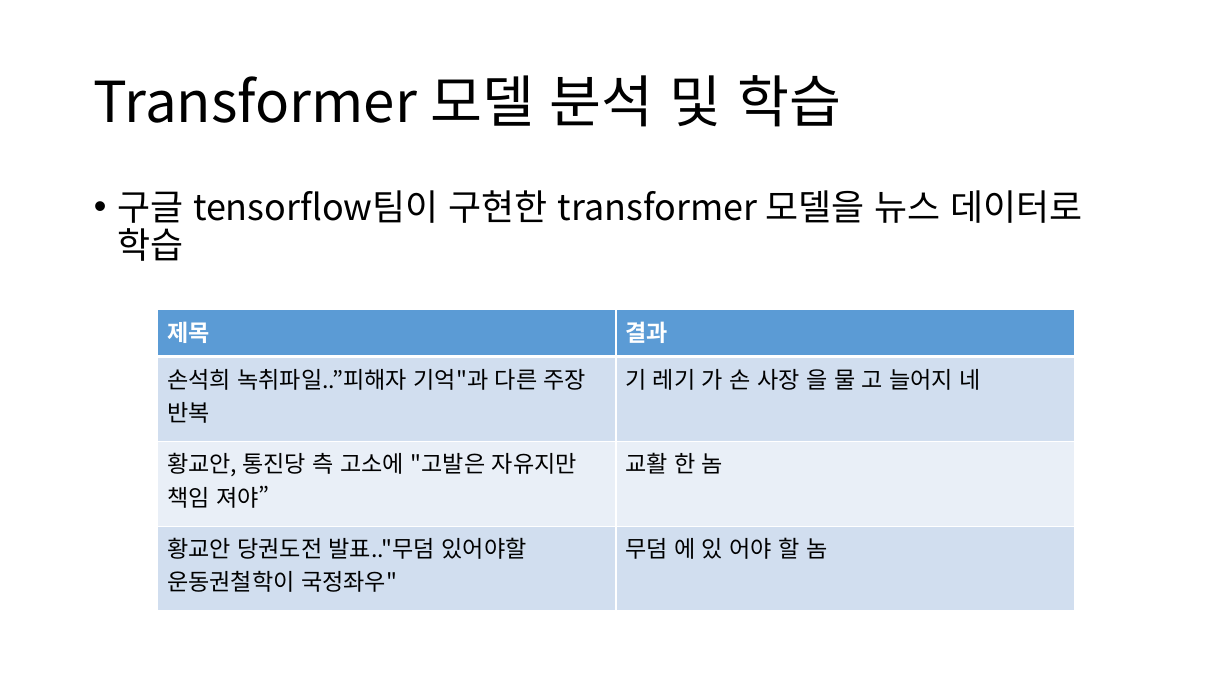
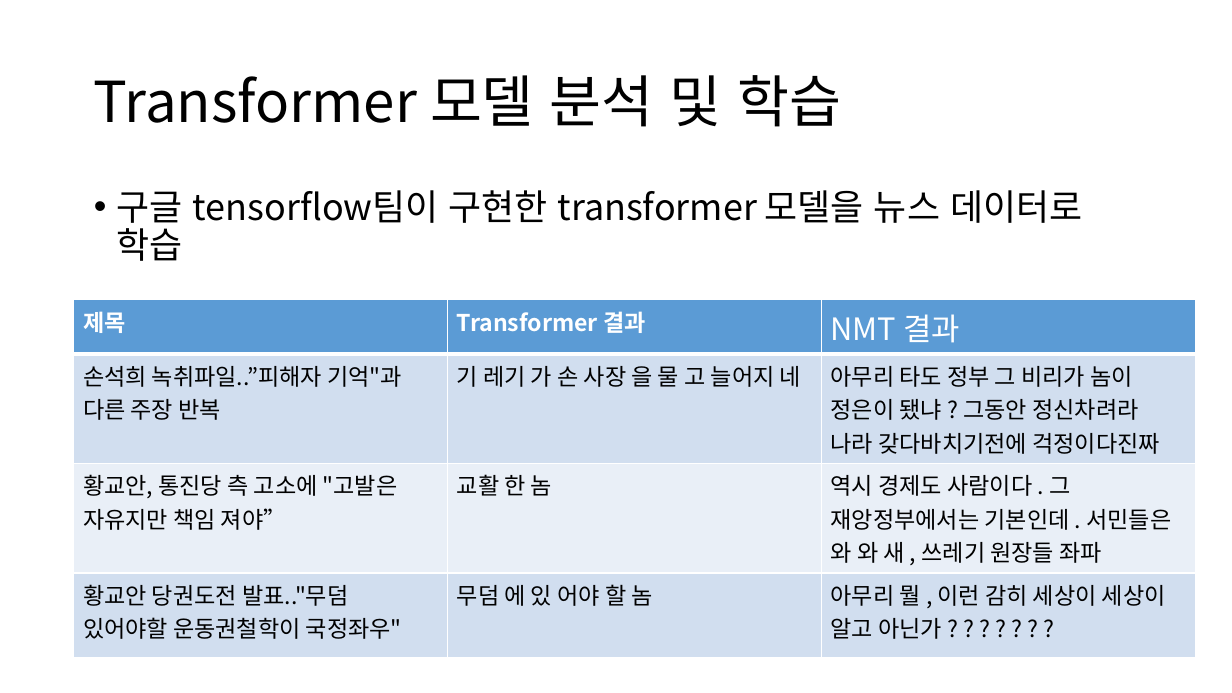
Before and after one commit to dachshu/GraduationProject, a slide deck: slide 6 of report/2019년 1월 Report.pptx. Drawn at 1232x693 pixels with LibreOffice and Linux fonts; fonts in the diff are those of the drawing. Boxes give left, top, right and bottom in pixels: in the first picture for what was removed or moved away, otherwise in the second. Text is boxed around its words. In the diff, an @@ line names an element or a change of style, - is before the commit and + after.

Commit message:
1월 report에 transformer와 nmt 결과 비교

```diff
--- a/report/2019년 1월 Report.pptx
+++ b/report/2019년 1월 Report.pptx
@@ table at box(74, 300, 1197, 643) @@
-column 2: 결과 | 기 레기 가 손 사장 을 물 고 늘어지 네 | 교활 한 놈 | 무덤 에 있 어야 할 놈
+column 2: Transformer 결과 | 기 레기 가 손 사장 을 물 고 늘어지 네 | 교활 한 놈 | 무덤 에 있 어야 할 놈
+column 3: NMT 결과 | 아무리 타도 정부 그 비리가 놈이 정은이 됐냐 ? 그동안 정신차려라 나라 갖다바치기전에 걱정이다진짜 | 역시 경제도 사람이다 . 그 재앙정부에서는 기본인데 . 서민들은 와 와 새 , 쓰레기 원장들 좌파 | 아무리 뭘 , 이런 감히 세상이 세상이 알고 아닌가 ? ? ? ? ? ? ?
@@ table: place and size @@
-table at box(158, 310, 1075, 611)
+table at box(74, 300, 1197, 643)
```
Also in this commit, not shown: 2 other slides changed.
